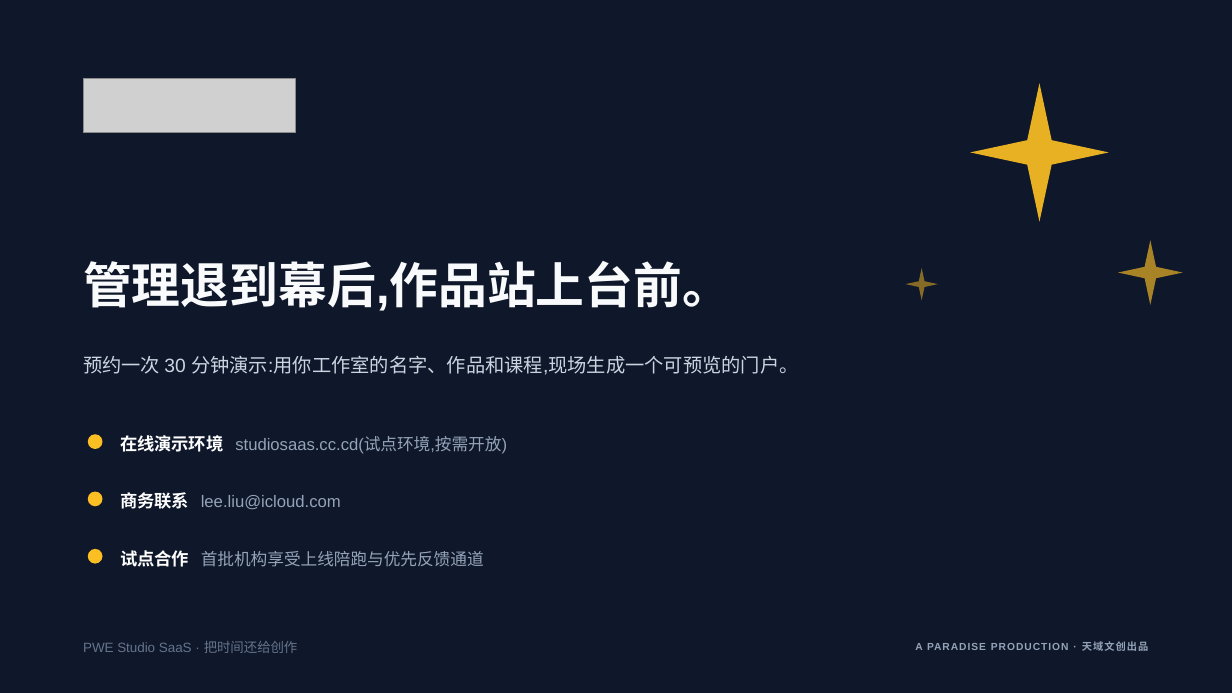
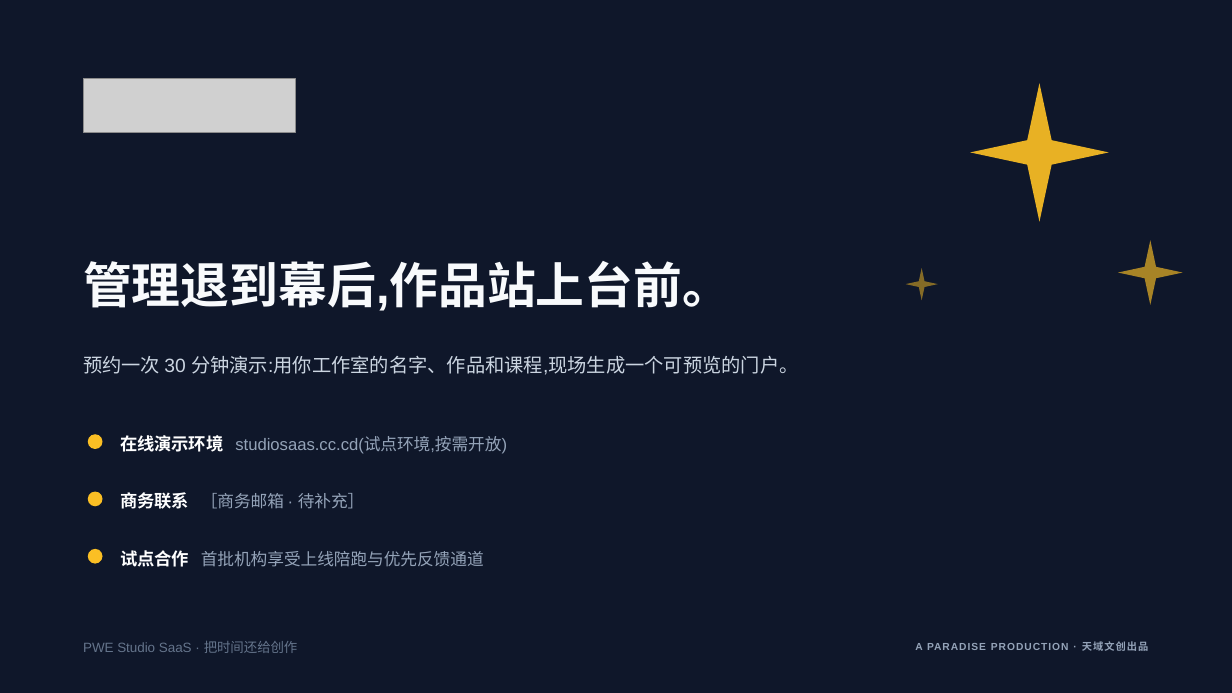
Before and after one commit to kenshinice-ai/studio-saas, a slide deck: slide 13 of docs/sales/PWE_StudioSaaS_销售介绍.pptx. Drawn at 1232x693 pixels with LibreOffice and Linux fonts; fonts in the diff are those of the drawing; grey boxes stand for pictures. Boxes give left, top, right and bottom in pixels: in the first picture for what was removed or moved away, otherwise in the second. Text is boxed around its words. In the diff, an @@ line names an element or a change of style, - is before the commit and + after.

```diff
--- a/docs/sales/PWE_StudioSaaS_销售介绍.pptx
+++ b/docs/sales/PWE_StudioSaaS_销售介绍.pptx
@@ text at (120, 492, 365, 509): text changed @@
-商务联系 lee.liu@icloud.com
+商务联系 ［商务邮箱 · 待补充］
```
